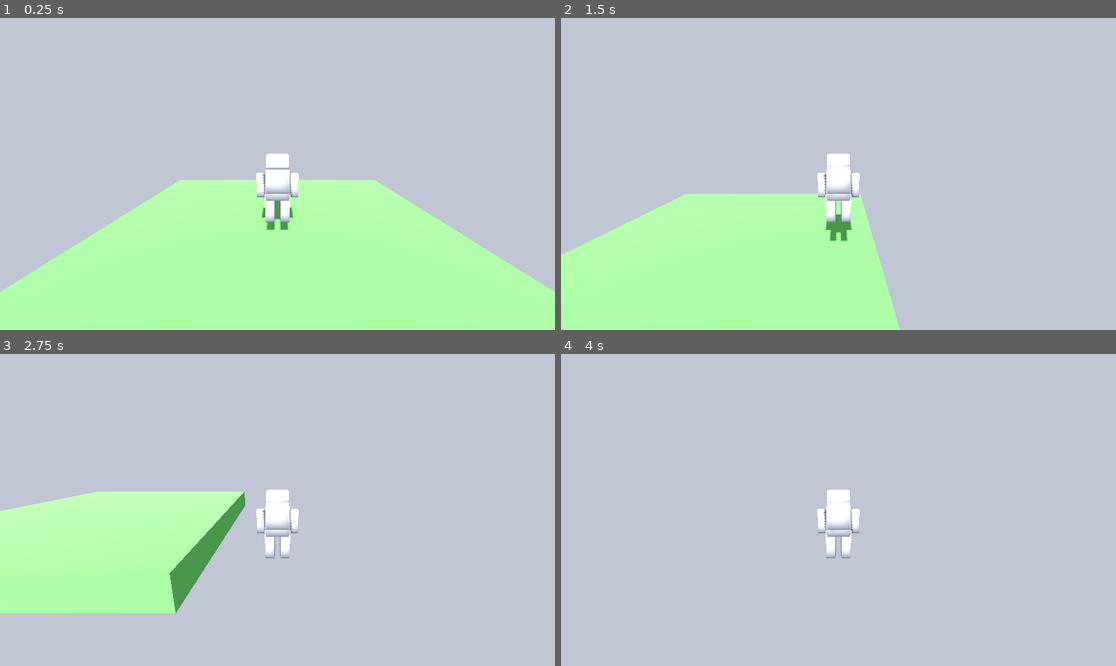
Above: before the commit, frames 1-4 (two rows, left to right).
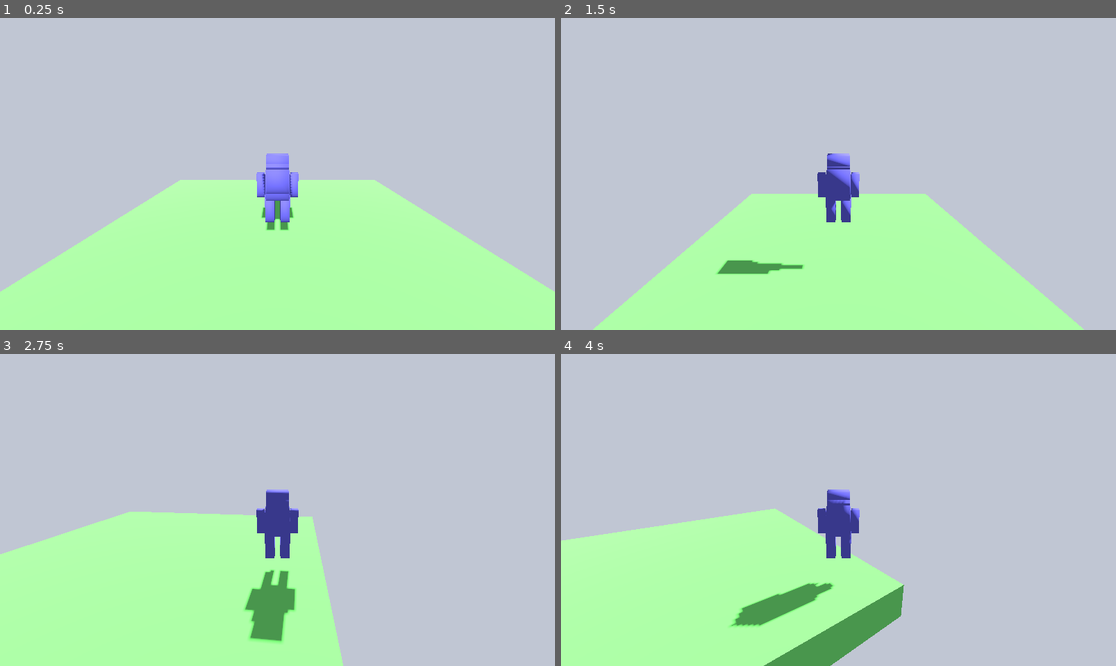
Above: after the commit, the same moments.

Repository: flaco99/valentine
Game: Godot game, scene res://node_3d.tscn
Same seed, same stepped clock (60 frames per second), same inputs: the game is played once before the commit and once after it.
Inputs:
- Up to frame 1 (0.25 s): no input
- Up to frame 2 (1.5 s): tap Enter at 0.5 s; hold D (move_right) 0.53-1.28 s; tap Space (jump) at 0.77 s; hold S (move_backward) from 1.28 s (still down)
- Up to frame 3 (2.75 s): tap Space (jump) at 1.52 s; release S (move_backward) at 2.03 s; hold D (move_right) from 2.03 s (still down)
- Up to frame 4 (4 s): release D (move_right) at 2.78 s; hold W (move_forward) 2.78-3.53 s; tap Space (jump) at 3.02, 3.77 s; hold A (move_left) from 3.53 s (still down)

The runs differ from the first frame. In frame 1, 1.1% of the frame differs, in the area x 46-54%, y 43-66%; in frame 2, 18%; in frame 3, 22%; in frame 4, 26%, in the area x 0-62%, y 43-100%.

Commit message:
added player rotation

Diff:
--- a/node_3d.tscn
+++ b/node_3d.tscn
@@ -1,8 +1,11 @@
-[gd_scene load_steps=8 format=3 uid="uid://b21vnp4qrdvlv"]
+[gd_scene load_steps=9 format=3 uid="uid://b21vnp4qrdvlv"]
 
 [ext_resource type="Script" path="res://player.gd" id="1_v0o8w"]
 [ext_resource type="ArrayMesh" uid="uid://8kl8rso8cork" path="res://medium_hair_blocky_character.obj" id="2_t3ckk"]
 [ext_resource type="Environment" uid="uid://dgut7boj322bj" path="res://main-environment.tres" id="3_w2v5p"]
+
+[sub_resource type="StandardMaterial3D" id="StandardMaterial3D_8r8im"]
+albedo_color = Color(0.273, 0.26, 0.52, 0.521569)
 
 [sub_resource type="BoxShape3D" id="BoxShape3D_v7t32"]
 size = Vector3(1, 2, 1)
@@ -24,6 +27,7 @@
 [node name="MeshInstance3D" type="MeshInstance3D" parent="Player"]
 transform = Transform3D(0.5, 0, 0, 0, -2.18557e-08, 0.5, 0, -0.5, -2.18557e-08, 0, 0, 0)
 mesh = ExtResource("2_t3ckk")
+surface_material_override/0 = SubResource("StandardMaterial3D_8r8im")
 
 [node name="CollisionShape3D" type="CollisionShape3D" parent="Player"]
 shape = SubResource("BoxShape3D_v7t32")
--- a/player.gd
+++ b/player.gd
@@ -2,20 +2,23 @@
 
 @export var speed: float = 5.0  # Movement speed
 @export var jump_force: float = 5.0  # Jump strength
+@export var rotation_speed: float = 2.0  # Rotation speed
 var gravity: float = 9.8  # Gravity value
 
 func _physics_process(delta):
 	var direction = Vector3.ZERO
 
-	# Get player input
+	# Rotate character left and right with arrow keys
+	if Input.is_action_pressed("move_left"):
+		rotate_y(deg_to_rad(rotation_speed))  # Rotate right
+	if Input.is_action_pressed("move_right"):
+		rotate_y(deg_to_rad(-rotation_speed))  # Rotate left
+
+	# Get player movement input (relative to character's rotation)
 	if Input.is_action_pressed("move_forward"):
-		direction.z -= 1
+		direction -= transform.basis.z  # Move forward in facing direction
 	if Input.is_action_pressed("move_backward"):
-		direction.z += 1
-	if Input.is_action_pressed("move_left"):
-		direction.x -= 1
-	if Input.is_action_pressed("move_right"):
-		direction.x += 1
+		direction += transform.basis.z  # Move backward in facing direction
 
 	# Normalize direction for smooth diagonal movement
 	direction = direction.normalized()
